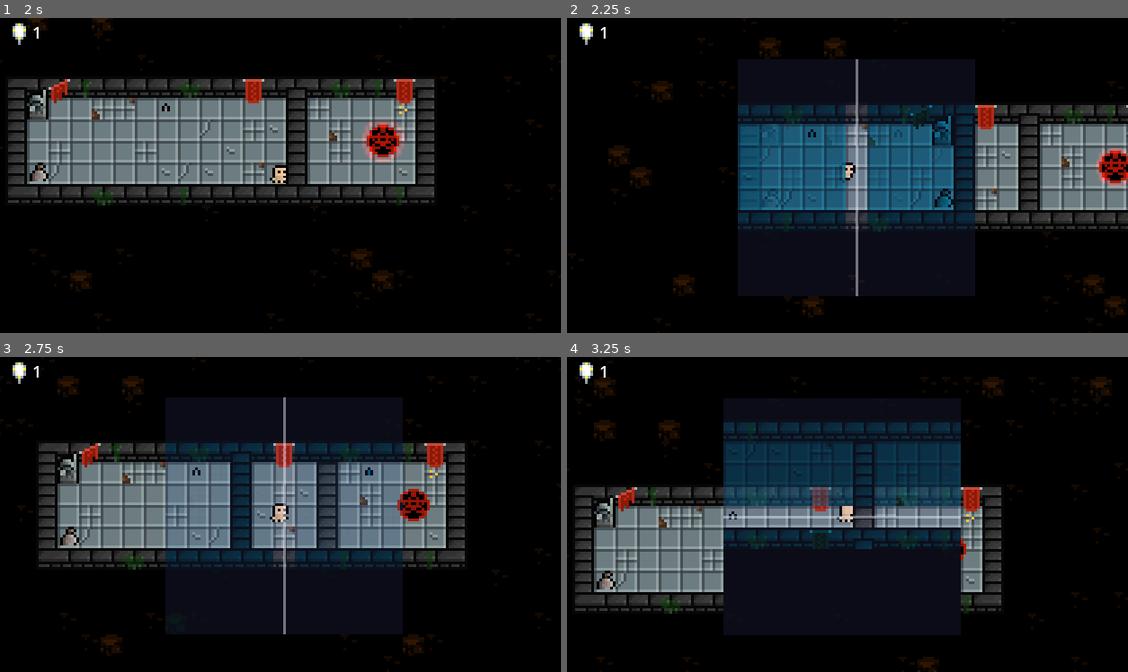
Above: before the commit, frames 1-4 (two rows, left to right).
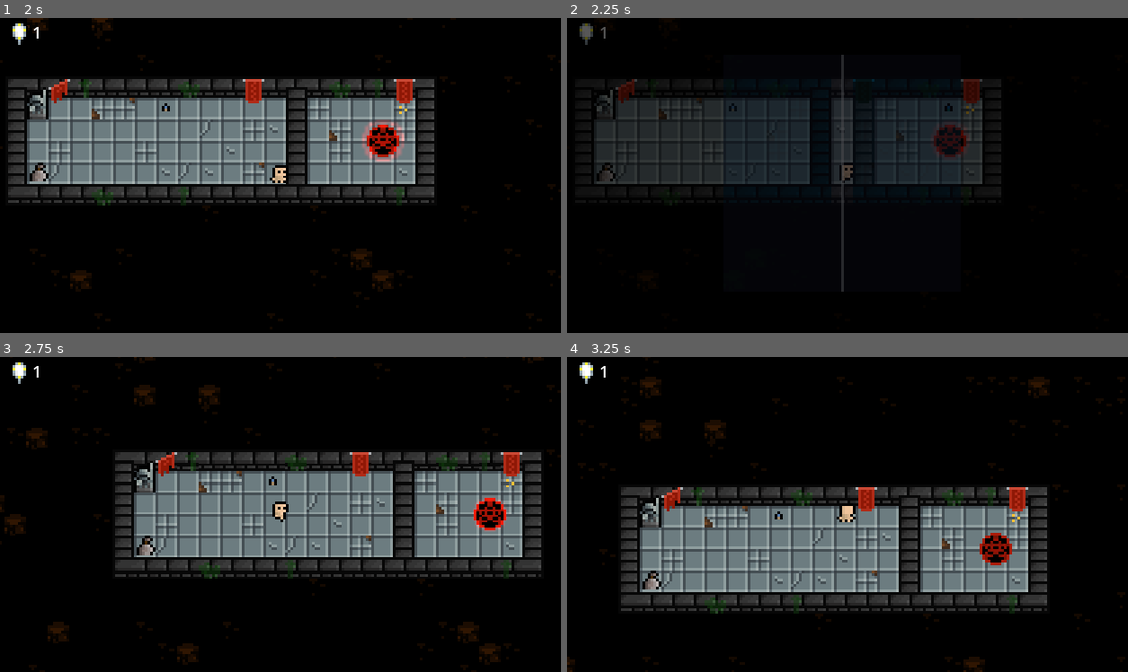
Above: after the commit, the same moments.

Repository: Medow3/Occulant
Game: Godot game, scene res://src/puzzle/puzzles/puzzle1.tscn
The game is run twice, just before and just after one commit, with the same random seed, the same clock (stepped at 60 frames per second) and the same inputs.
Inputs (mouse positions are in pixels of both pictures, inside the frame that each line leads up to):
- Up to frame 1 (2 s): tap Enter at 0.5 s; move the mouse to (403, 159) at 0.52 s; hold D (Right) 0.53-1.28 s; tap E (Redo) at 0.6, 1.55 s; tap Q (Undo) at 0.8, 1.35 s; move the mouse to (168, 191) at 1.27 s; hold S (Down) from 1.28 s (still down)
- Up to frame 2 (2.25 s): tap R (Reset) at 2 s; move the mouse to (903, 106) at 2.02 s; release S (Down) at 2.03 s; hold D (Right) from 2.03 s (still down); click (903, 106) at 2.1 s
- Up to frame 3 (2.75 s): keep holding D (Right); tap Q (Undo) at 2.3 s
- Up to frame 4 (3.25 s): move the mouse to (819, 577) at 2.77 s; release D (Right) at 2.78 s; hold W (Up) from 2.78 s (still down); tap E (Redo) at 2.85 s

Frame 1 is identical in both runs. In frame 2, 32% of the frame differs, in the area x 2-100%, y 1-95%; in frame 3, 31%; in frame 4, 35%, in the area x 0-98%, y 6-100%.

Commit message:
Add music and fading

Diff:
--- a/project.godot
+++ b/project.godot
@@ -20,6 +20,8 @@
 GameManager="*res://src/managers/game_manager.gd"
 PuzzleGlobal="*res://src/puzzle/puzzle_global.gd"
 SFX="*res://src/managers/sound_fx.tscn"
+Music="*res://src/managers/music.tscn"
+Fade="*res://src/managers/fade.tscn"
 
 [display]
 
--- a/src/go_to_next_puzzle.gd
+++ b/src/go_to_next_puzzle.gd
@@ -4,4 +4,4 @@
 
 func _on_body_entered(body):
 	if body is Player:
-		get_tree().change_scene_to_file(next_puzzle_path)
+		Fade.fade_and_change_scene(next_puzzle_path)
--- /dev/null
+++ b/src/managers/fade.gd
@@ -0,0 +1,62 @@
+extends CanvasLayer
+
+@export var fade_color: Color = Color.BLACK
+
+@onready var color_rect = $Control/FadeColorRect
+
+const DEFAULT_FADE_LENGTH: float = 0.3
+const DEFAULT_FADE_MID_DELAY: float = 0.0
+const DEFAULT_FADE_EASE: Tween.EaseType = Tween.EASE_IN
+const DEFAULT_FADE_TRANS: Tween.TransitionType = Tween.TRANS_SINE
+
+var currently_fading: bool = false
+
+
+func _ready():
+	color_rect.color = fade_color
+	color_rect.color.a = 0.0
+
+
+func fade_and_change_scene(scene_path: String,
+		fade_length: float = DEFAULT_FADE_LENGTH,
+		fade_mid_delay: float = DEFAULT_FADE_MID_DELAY,
+		fade_ease: Tween.EaseType = DEFAULT_FADE_EASE,
+		fade_trans: Tween.TransitionType = DEFAULT_FADE_TRANS) -> void:
+
+	var change_scene_function: Callable = func (go_to_scene_path: String):
+		SFX.stop_all_sfx(fade_length)
+		get_tree().change_scene_to_file(go_to_scene_path)
+
+	fade_out_call_func_fade_in(change_scene_function, [scene_path], fade_length, fade_mid_delay, fade_ease, fade_trans)
+
+
+func fade_and_reload_scene(
+		fade_length: float = DEFAULT_FADE_LENGTH,
+		fade_mid_delay: float = DEFAULT_FADE_MID_DELAY,
+		fade_ease: Tween.EaseType = DEFAULT_FADE_EASE,
+		fade_trans: Tween.TransitionType = DEFAULT_FADE_TRANS) -> void:
+
+	var reload_scene_function: Callable = func ():
+		get_tree().reload_current_scene()
+
+	fade_out_call_func_fade_in(reload_scene_function, [], fade_length, fade_mid_delay, fade_ease, fade_trans)
+
+
+func fade_out_call_func_fade_in(function: Callable = Callable(), function_argvs: Array = [],
+		fade_length: float = DEFAULT_FADE_LENGTH,
+		fade_mid_delay: float = DEFAULT_FADE_MID_DELAY,
+		fade_ease: Tween.EaseType = DEFAULT_FADE_EASE,
+		fade_trans: Tween.TransitionType = DEFAULT_FADE_TRANS) -> void:
+
+	if currently_fading:
+		return
+
+	currently_fading = true
+	var fade_tween: Tween = create_tween().set_ease(fade_ease).set_trans(fade_trans)
+	fade_tween.tween_property(color_rect, "color:a", 1.0, fade_length).from(0.0)
+	fade_tween.tween_property(color_rect, "color:a", 0.0, fade_length).from(1.0).set_delay(fade_mid_delay)
+	await fade_tween.step_finished
+	function.callv(function_argvs)
+	await fade_tween.finished
+	fade_tween.kill()
+	currently_fading = false
--- /dev/null
+++ b/src/managers/fade.tscn
@@ -0,0 +1,26 @@
+[gd_scene load_steps=2 format=3 uid="uid://cn010c87hy28o"]
+
+[ext_resource type="Script" path="res://src/managers/fade.gd" id="1"]
+
+[node name="fade" type="CanvasLayer"]
+process_mode = 3
+layer = 128
+script = ExtResource("1")
+
+[node name="Control" type="Control" parent="."]
+layout_mode = 3
+anchors_preset = 15
+anchor_right = 1.0
+anchor_bottom = 1.0
+grow_horizontal = 2
+grow_vertical = 2
+mouse_filter = 2
+
+[node name="FadeColorRect" type="ColorRect" parent="Control"]
+layout_mode = 1
+anchors_preset = 15
+anchor_right = 1.0
+anchor_bottom = 1.0
+grow_horizontal = 2
+grow_vertical = 2
+mouse_filter = 2
--- /dev/null
+++ b/src/managers/music.gd
@@ -0,0 +1,32 @@
+extends Node
+
+@onready var music_player = $music_player
+@onready var tween = $Tween
+
+const MUSIC_DIRECTORY_PATH = "res://assets/music/"
+const DEFAULT_MUSIC_VOLUME: float = -26.0
+const DEFAULT_CROSSFADE_TIME: float = 0.4
+const MUSIC_CROSSFADE_TWEEN_TRANS := Tween.TRANS_SINE
+const MUSIC_CROSSFADE_TWEEN_EASE := Tween.EASE_IN
+
+var music_files: Dictionary = {}
+var current_song: AudioStream
+
+var _rng: RandomNumberGenerator = RandomNumberGenerator.new()
+
+
+func _ready() -> void:
+	_rng.randomize()
+	play_song(load("res://assets/music/gamejam_demo1.mp3"))
+
+
+# Default use: Music.play_song("", Music.DEFAULT_MUSIC_VOLUME, Music.DEFAULT_CROSSFADE_TIME)
+func play_song(new_song: AudioStream, volume: float = DEFAULT_MUSIC_VOLUME, fade_duration: float = DEFAULT_CROSSFADE_TIME) -> void:
+	var tween: Tween = get_tree().create_tween().set_trans(MUSIC_CROSSFADE_TWEEN_TRANS).set_ease(MUSIC_CROSSFADE_TWEEN_EASE)
+	tween.tween_property(music_player, "volume_db", -80, fade_duration).from_current()
+	await tween.finished
+	current_song = new_song
+	music_player.stream = new_song
+	music_player.play()
+	tween = get_tree().create_tween().set_trans(MUSIC_CROSSFADE_TWEEN_TRANS).set_ease(MUSIC_CROSSFADE_TWEEN_EASE)
+	tween.tween_property(music_player, "volume_db", volume, fade_duration).from(-80)
--- /dev/null
+++ b/src/managers/music.tscn
@@ -0,0 +1,11 @@
+[gd_scene load_steps=2 format=3 uid="uid://b2pq3nns6qr6l"]
+
+[ext_resource type="Script" path="res://src/managers/music.gd" id="1"]
+
+[node name="music" type="Node"]
+process_mode = 3
+script = ExtResource("1")
+
+[node name="music_player" type="AudioStreamPlayer" parent="."]
+volume_db = -80.0
+bus = &"Music"
--- a/src/player/player.gd
+++ b/src/player/player.gd
@@ -39,7 +39,7 @@
 
 func _physics_process(delta):
 	if Input.is_action_just_pressed("Reset"):
-		get_tree().reload_current_scene()
+		Fade.fade_and_reload_scene()
 		return
 
 	var input_direction: Vector2 = Input.get_vector("Left", "Right", "Up", "Down")
--- a/src/puzzle/puzzle.gd
+++ b/src/puzzle/puzzle.gd
@@ -38,8 +38,8 @@
 	if Input.is_action_just_pressed("Undo"):
 		if len(_history) > 0 and current_place_in_history > 0:
 			current_place_in_history -= 1
-			_load_state(_history[current_place_in_history])
+			Fade.fade_out_call_func_fade_in(_load_state, [_history[current_place_in_history]], 0.1)
 	elif Input.is_action_just_pressed("Redo"):
 		if len(_history) > 0 and current_place_in_history < len(_history):
-			_load_state(_history[current_place_in_history])
+			Fade.fade_out_call_func_fade_in(_load_state, [_history[current_place_in_history]], 0.1)
 			current_place_in_history += 1
Not shown, added: src/go_4F7E.tmp
